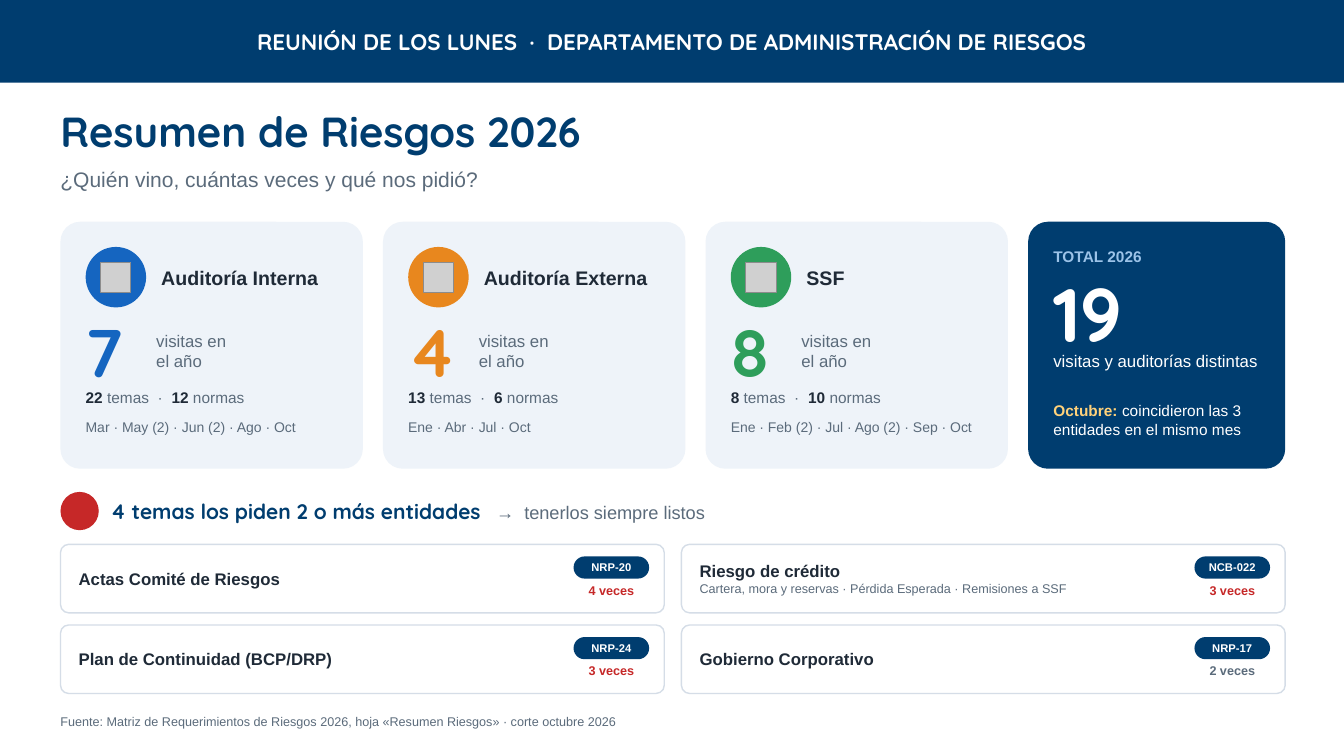
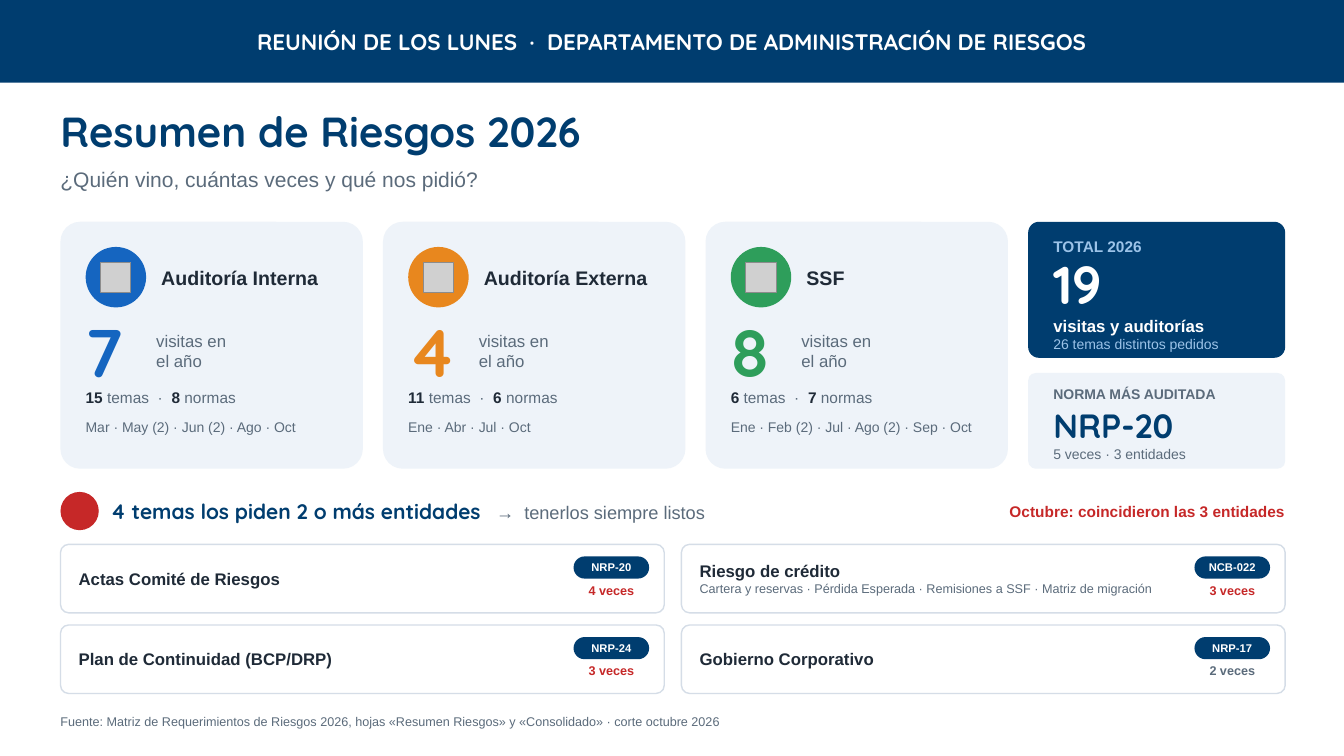
Before and after one commit to menjivar201280/riesgo, a slide deck: slide 1 of presentacion-lunes/Resumen_Riesgos_2026_Opcion_B.pptx. Drawn at 1344x756 pixels with LibreOffice and Linux fonts; fonts in the diff are those of the drawing; grey boxes stand for pictures; background and template pictures are left out. Boxes give left, top, right and bottom in pixels: in the first picture for what was removed or moved away, otherwise in the second. Text is boxed around its words. In the diff, an @@ line names an element or a change of style, - is before the commit and + after.

```diff
--- a/presentacion-lunes/Resumen_Riesgos_2026_Opcion_B.pptx
+++ b/presentacion-lunes/Resumen_Riesgos_2026_Opcion_B.pptx
@@ rounded rectangle: place and size @@
-rounded rectangle at bbox=[1028, 222, 1286, 469]
+rounded rectangle at bbox=[1028, 222, 1286, 358]
@@ text "TOTAL 2026": place and size @@
-text "TOTAL 2026" at bbox=[1053, 251, 1141, 262]
+text "TOTAL 2026" at bbox=[1053, 241, 1141, 252]
@@ text "19": place and size @@
-text "19" at bbox=[1053, 288, 1122, 362]
+text "19" at bbox=[1053, 248, 1102, 304]
@@ text "19" at bbox=[1053, 248, 1102, 304]: size 54 to 38 pt; vertical alignment top to middle @@
@@ text at bbox=[1053, 319, 1204, 336]: text changed; bold on @@
-visitas y auditorías distintas
+visitas y auditorías
@@ text added at bbox=[1053, 339, 1219, 352], 10 pt, text #9CC3E8 @@
+26 temas distintos pedidos
@@ rounded rectangle added at bbox=[1028, 373, 1286, 469], fill #EEF3F9 @@
@@ text added at bbox=[1053, 387, 1216, 399], 10 pt, text #5B6B7B, bold @@
+NORMA MÁS AUDITADA
@@ text at bbox=[86, 392, 235, 403]: text changed @@
-22 temas · 12 normas
+15 temas · 8 normas
@@ text at bbox=[408, 392, 557, 403]: text changed @@
-13 temas · 6 normas
+11 temas · 6 normas
@@ text at bbox=[731, 392, 872, 403]: text changed @@
-8 temas · 10 normas
+6 temas · 7 normas
@@ text added at bbox=[1053, 414, 1173, 439], 24 pt, text #003D6F, bold @@
+NRP-20
@@ text added at bbox=[1053, 449, 1186, 459], 10 pt, text #5B6B7B @@
+5 veces · 3 entidades
@@ text "Octubre: coincidieron las 3 entidades" at bbox=[1009, 506, 1285, 517]: vertical alignment top to middle @@
@@ text at bbox=[1009, 506, 1285, 517]: text changed; text colour #FFFFFF to #C62828; bold on @@
-Octubre: coincidieron las 3 entidades en el mismo mes
+Octubre: coincidieron las 3 entidades
@@ text at bbox=[700, 583, 1152, 596]: text changed @@
-Cartera, mora y reservas · Pérdida Esperada · Remisiones a SSF
+Cartera y reservas · Pérdida Esperada · Remisiones a SSF · Matriz de migración
@@ text at bbox=[60, 717, 719, 729]: text changed @@
-Fuente: Matriz de Requerimientos de Riesgos 2026, hoja «Resumen Riesgos» · corte octubre 2026
+Fuente: Matriz de Requerimientos de Riesgos 2026, hojas «Resumen Riesgos» y «Consolidado» · corte octubre 2026
```
Also in this commit, not shown: 5 other files.
